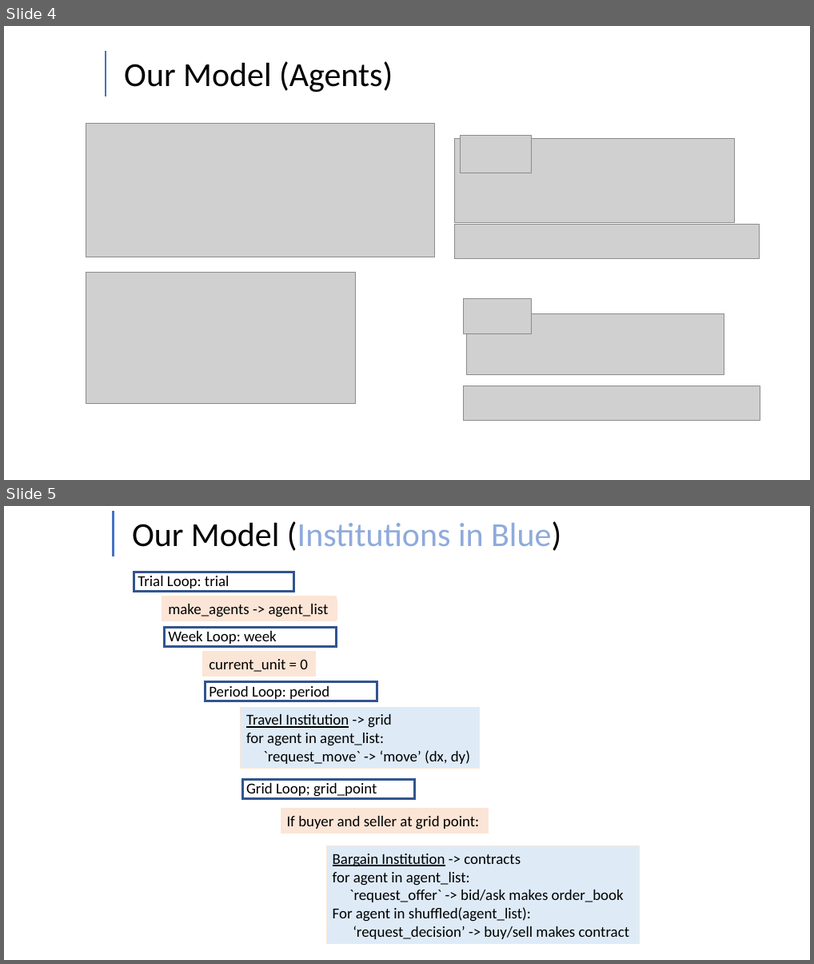
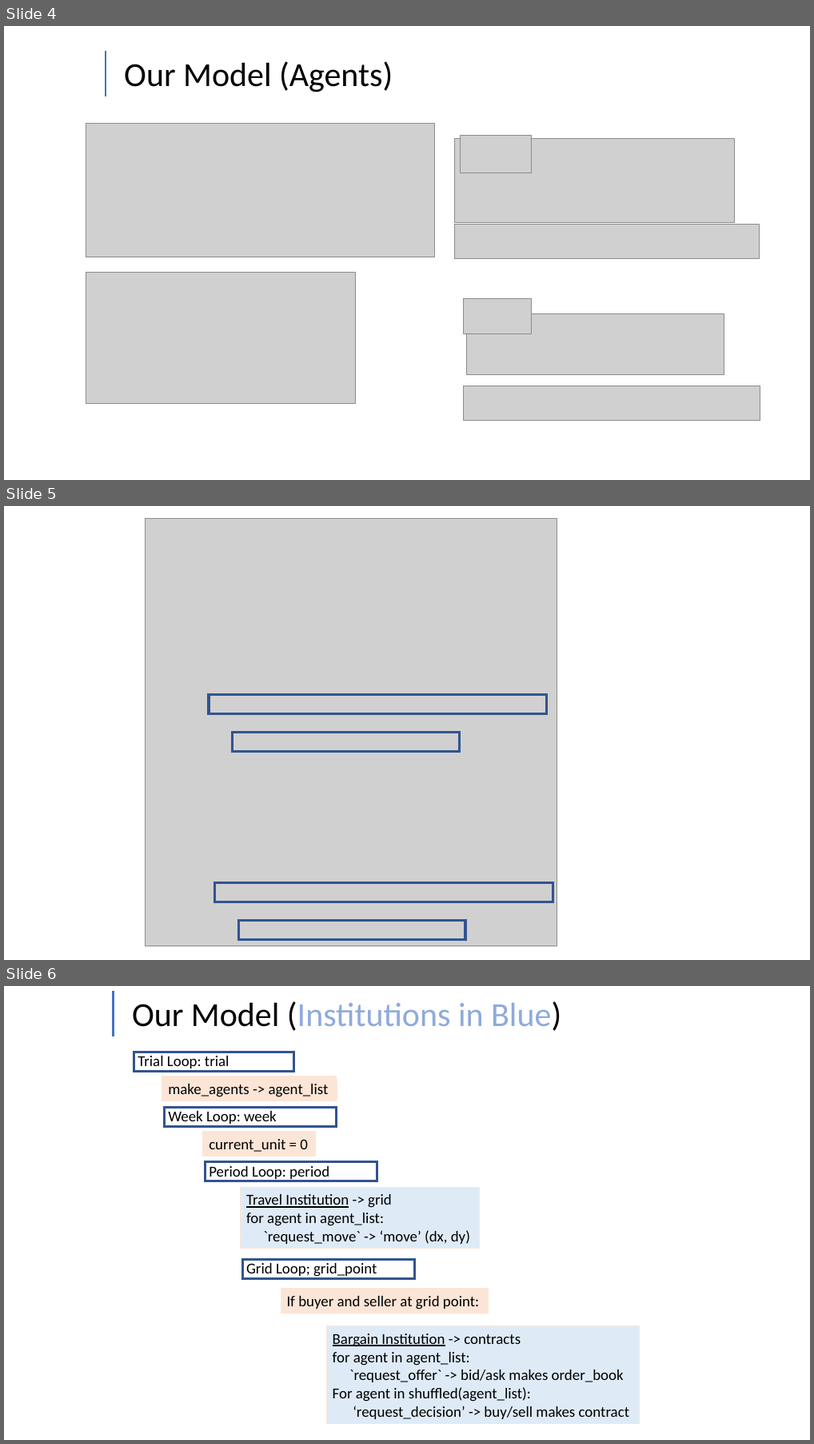
Before and after one commit to Kmccabe/dm_markets, a slide deck: talks/ZI Conference Talk V2.pptx. Shown one above the other, each under a label of ours: slides 4 and 5 before the commit, slides 4, 5 and 6 after it. The pictures are 814x964 and 814x1444 pixels, drawn with LibreOffice and Linux fonts; fonts in the diff are those of the drawing; grey boxes stand for pictures. Boxes give left, top, right and bottom in pixels: in the first picture for what was removed or moved away, otherwise in the second. Text is boxed around its words. In the diff, an @@ line names an element or a change of style, - is before the commit and + after.

Commit message:
modified talk to include random draws

```diff
--- a/talks/ZI Conference Talk V2.pptx
+++ b/talks/ZI Conference Talk V2.pptx
@@ slide 5 added at (4, 506, 810, 960), background #FFFFFF @@
@@ picture added at (145, 519, 558, 947) @@
@@ rectangle added at (209, 695, 547, 713), outline #325491 3 pt @@
@@ rectangle added at (233, 732, 459, 751), outline #325491 3 pt @@
@@ rectangle added at (214, 882, 553, 901), outline #325491 3 pt @@
@@ rectangle added at (238, 920, 466, 939), outline #325491 3 pt @@
@@ what was slide 5 is now slide 6 @@
```
